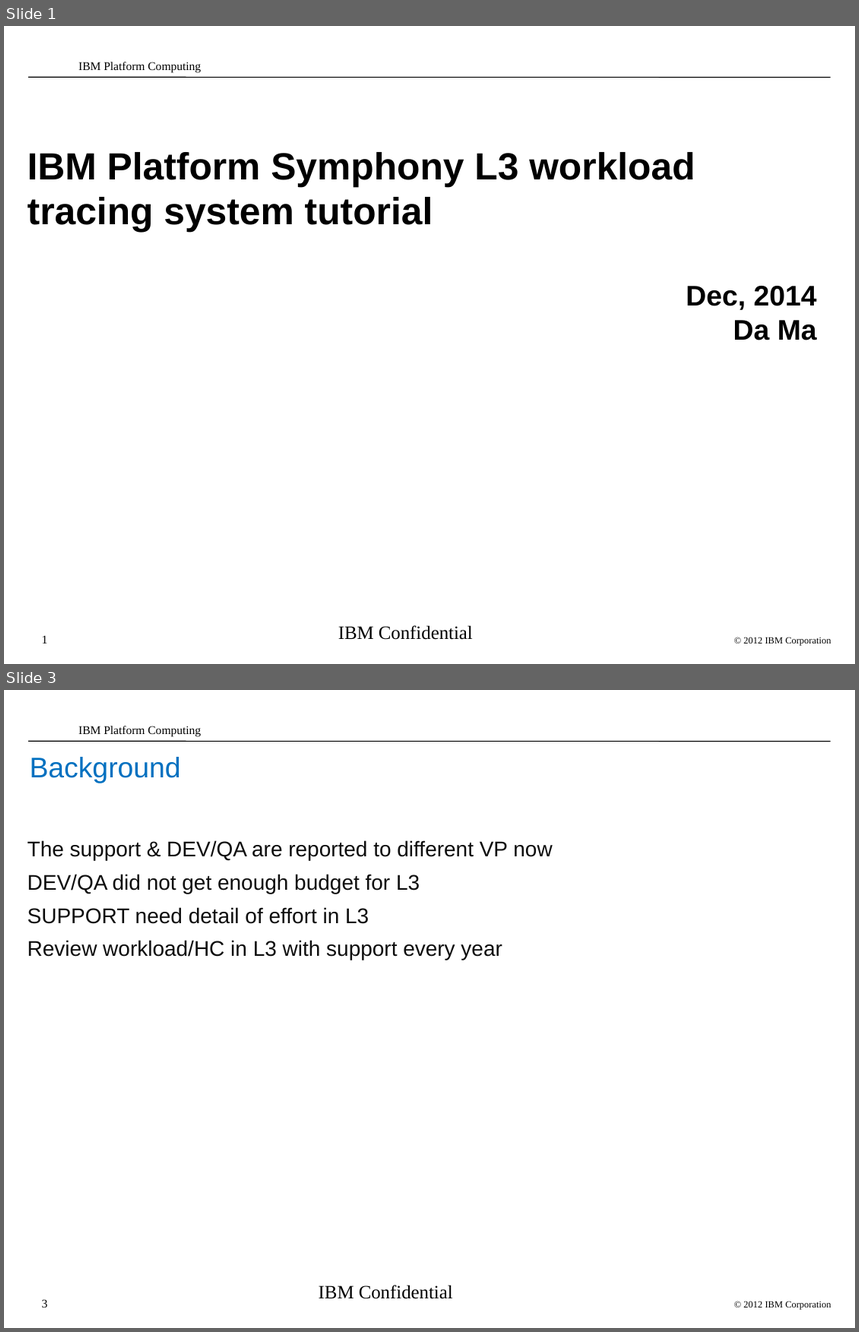
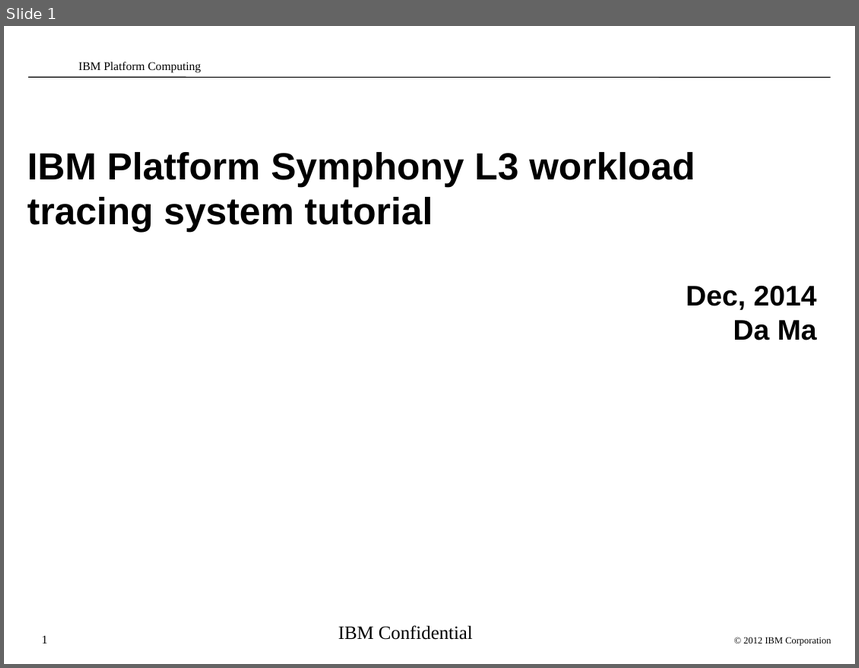
Before and after one commit to dma1982/algo, a slide deck: process/L3_workload_tracing_system_tutorial.ppt. Shown one above the other, each under a label of ours: slides 1 and 3 before the commit, slide 1 after it; the slides between them are not shown. The pictures are 859x1332 and 859x668 pixels, drawn with LibreOffice and Linux fonts; fonts in the diff are those of the drawing; background and template pictures are left out. Boxes give left, top, right and bottom in pixels: in the first picture for what was removed or moved away, otherwise in the second. Text is boxed around its words. In the diff, an @@ line names an element or a change of style, - is before the commit and + after.

```diff
--- a/process/L3_workload_tracing_system_tutorial.ppt
+++ b/process/L3_workload_tracing_system_tutorial.ppt
@@ slide 3 removed at [4,690,855,1328], background #FFFFFF; not listed: 4 template elements that a slide beside it also shows @@
@@ text removed at [30,757,181,783] @@
-Background
@@ text removed at [28,840,552,960] @@
-The support & DEV/QA are reported to different VP now
-DEV/QA did not get enough budget for L3
-SUPPORT need detail of effort in L3
-Review workload/HC in L3 with support every year
@@ text removed at [319,1285,453,1300] @@
-IBM Confidential
```
Also in this commit, not shown: 3 slides changed, 2 slides added, 1 other slide removed.
